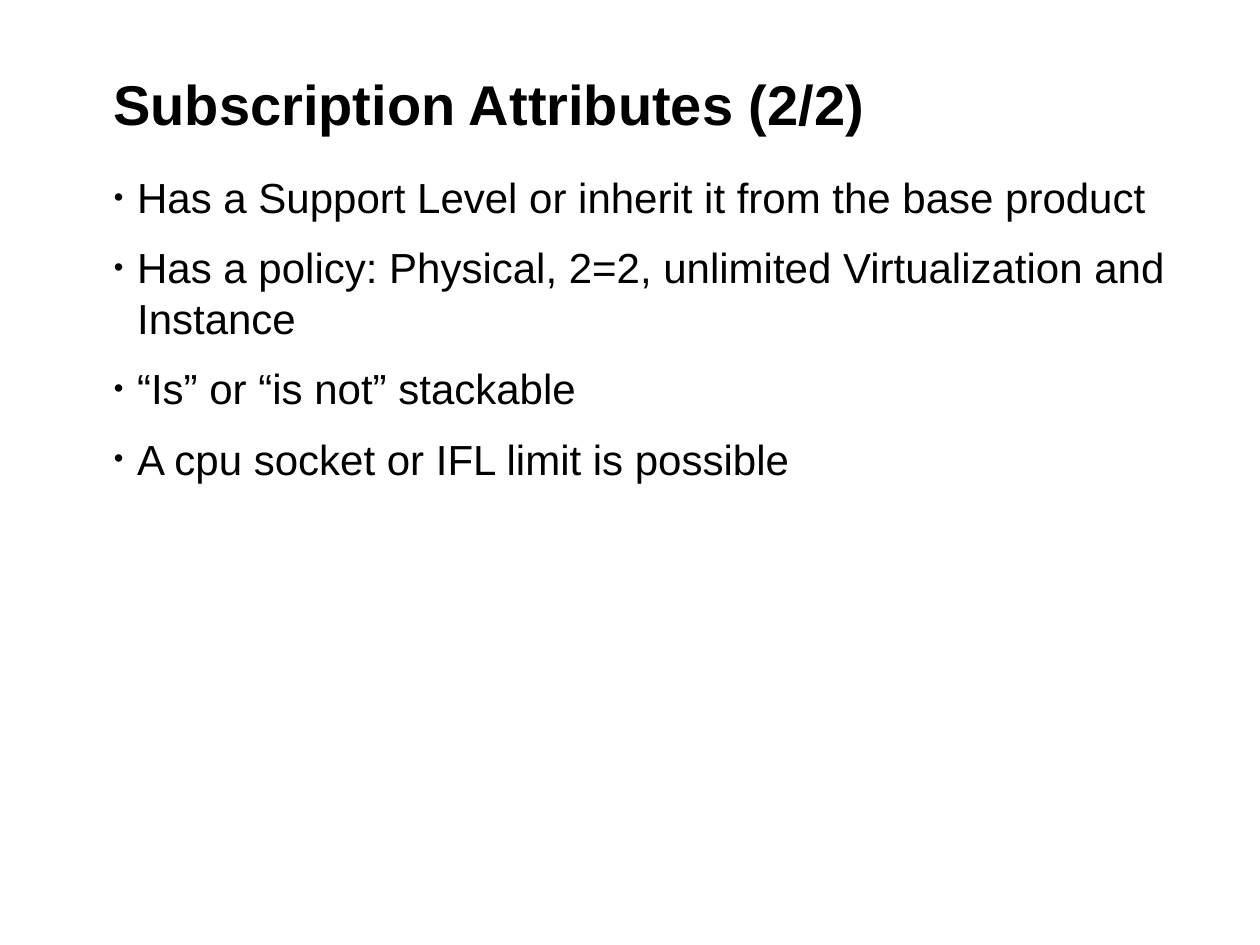
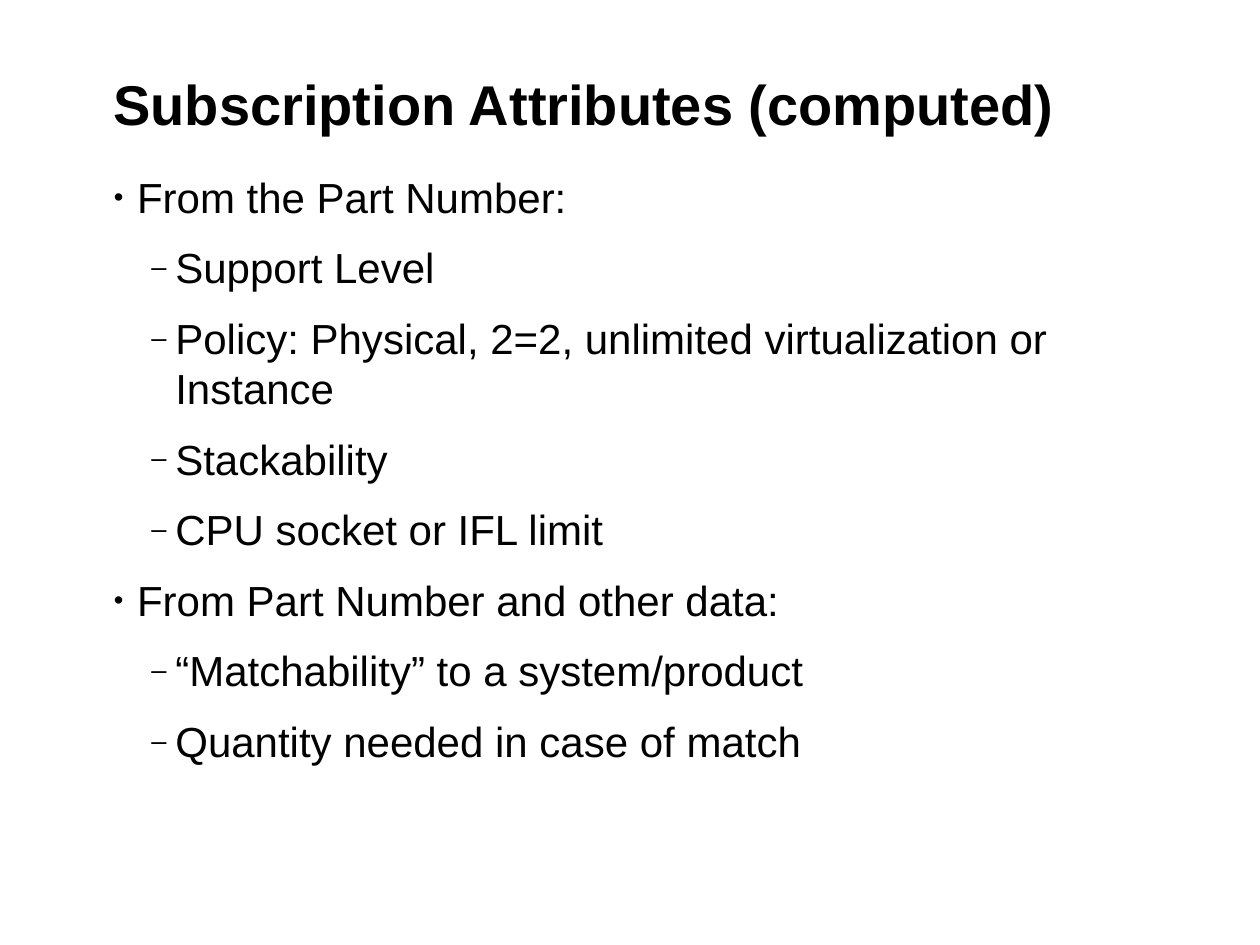
Before and after one commit to hustodemon/subscription-matcher, a slide deck: slide 9 of doc/SubscriptionCounting.odp. Drawn at 1260x945 pixels with LibreOffice and Linux fonts; fonts in the diff are those of the drawing; background and template pictures are left out. Boxes give left, top, right and bottom in pixels: in the first picture for what was removed or moved away, otherwise in the second. Text is boxed around its words. In the diff, an @@ line names an element or a change of style, - is before the commit and + after.

```diff
--- a/doc/SubscriptionCounting.odp
+++ b/doc/SubscriptionCounting.odp
@@ title at <box>113,84,1054,136</box>: text changed @@
-Subscription Attributes (2/2)
+Subscription Attributes (computed)
@@ text at <box>137,182,1047,765</box>: text changed @@
-• Has a Support Level or inherit it from the base product
-• Has a policy: Physical, 2=2, unlimited Virtualization and Instance
-• “Is” or “is not” stackable
-• A cpu socket or IFL limit is possible
+• From the Part Number:
+  ‒ Support Level
+  ‒ Policy: Physical, 2=2, unlimited virtualization or Instance
+  ‒ Stackability
+  ‒ CPU socket or IFL limit
+• From Part Number and other data:
+  ‒ “Matchability” to a system/product
+  ‒ Quantity needed in case of match
```
Also in this commit, not shown: 16 other slides changed, 2 slides added, 1 slide removed.
